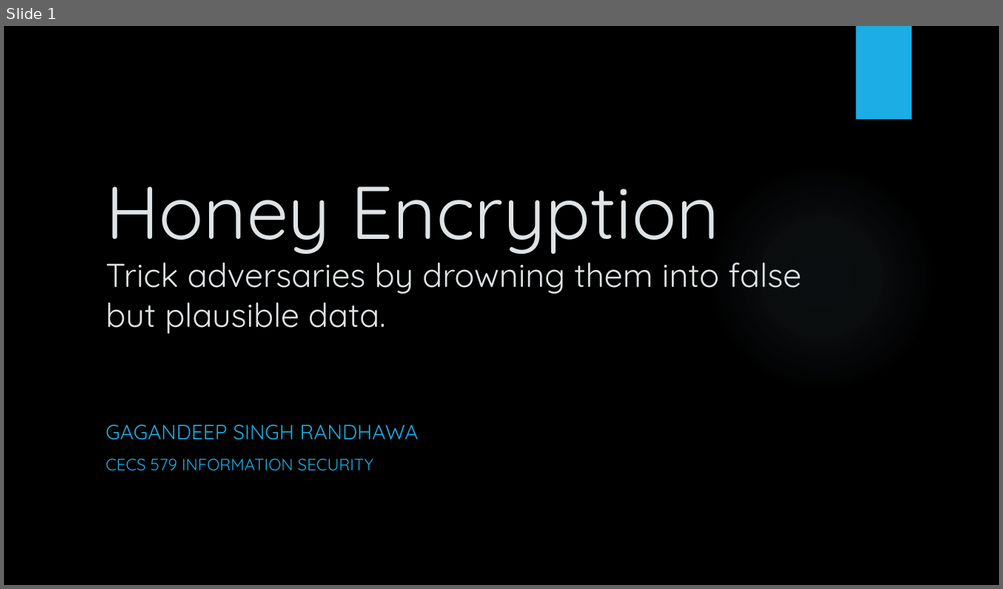
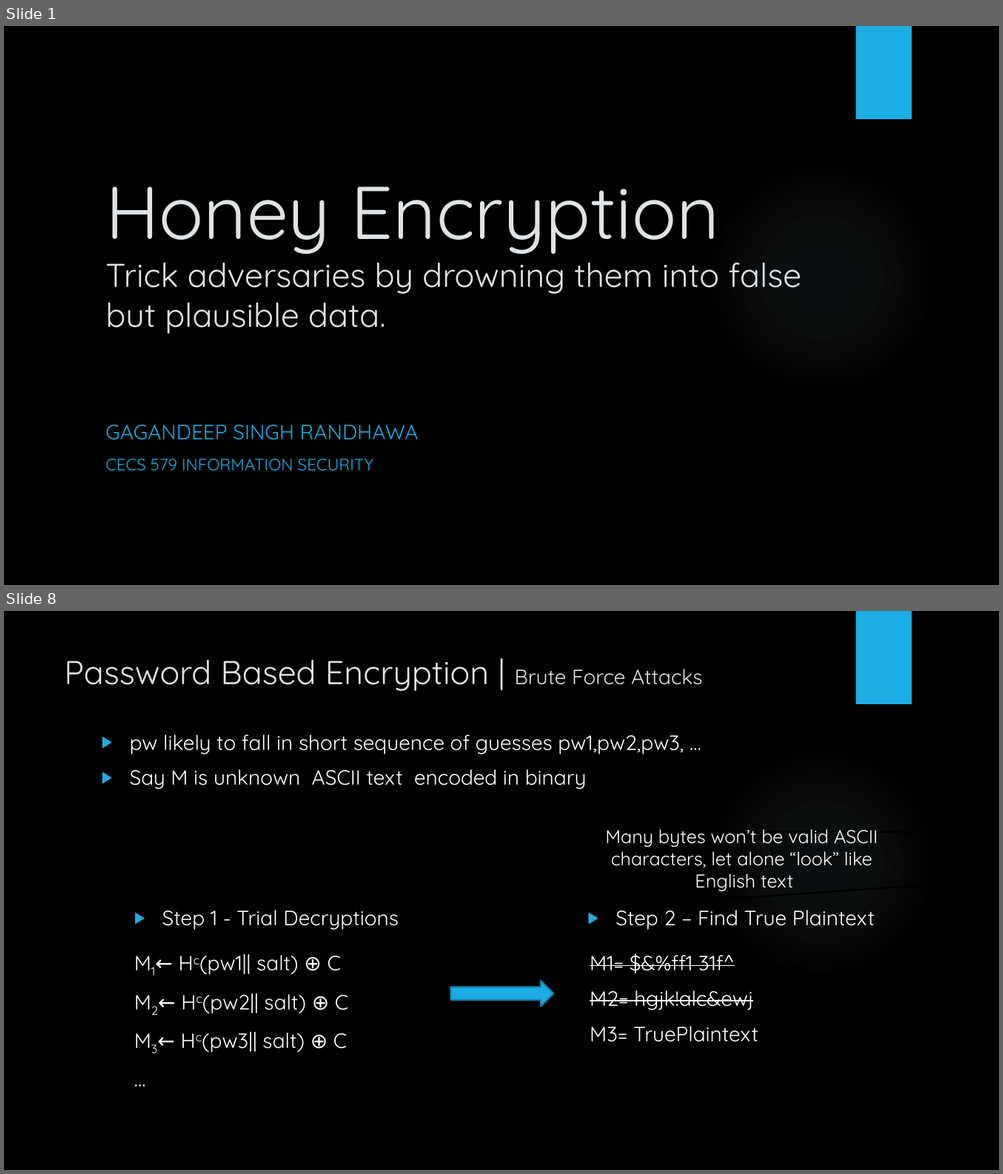
Before and after one commit to gagandeep7717/SecureCall, a slide deck: Presentations/Gagandeepsingh_Randhawa_Survey_Presentation.pptx. Shown one above the other, each under a label of ours: slide 1 before the commit, slides 1 and 8 after it; the slides between them are not shown. The pictures are 1003x589 and 1003x1174 pixels, drawn with LibreOffice and Linux fonts; fonts in the diff are those of the drawing; background and template pictures are left out. Boxes give left, top, right and bottom in pixels: in the first picture for what was removed or moved away, otherwise in the second. Text is boxed around its words. In the diff, an @@ line names an element or a change of style, - is before the commit and + after.

```diff
--- a/Presentations/Gagandeepsingh_Randhawa_Survey_Presentation.pptx
+++ b/Presentations/Gagandeepsingh_Randhawa_Survey_Presentation.pptx
@@ slide 8 added at (x1=4, y1=611, x2=999, y2=1170), background picture (left out); not listed: 2 template elements that a slide beside it also shows @@
@@ title added at (x1=64, y1=660, x2=702, y2=691), 32 pt, text #DFE3E5 @@
+Password Based Encryption | Brute Force Attacks
@@ text added at (x1=130, y1=735, x2=683, y2=789), 20 pt, text #FFFFFF @@
+▶ pw likely to fall in short sequence of guesses pw1,pw2,pw3, …
+▶ Say M is unknown ASCII text encoded in binary
@@ flow chart offpage connector added at (x1=554, y1=832, x2=934, y2=897), outline #000000 1.5 pt, 18 pt, text #FFFFFF @@
+Many bytes won’t be valid ASCII characters, let alone “look” like English text
@@ text added at (x1=162, y1=910, x2=398, y2=930), 20 pt, text #FFFFFF @@
+▶ Step 1 - Trial Decryptions
@@ text added at (x1=615, y1=910, x2=874, y2=930), 20 pt, text #FFFFFF @@
+▶ Step 2 – Find True Plaintext
@@ text added at (x1=199, y1=954, x2=348, y2=1053), 20 pt, text #FFFFFF @@
+M1← Hc(pw1|| salt) ⊕ C
+M2← Hc(pw2|| salt) ⊕ C
+M3← Hc(pw3|| salt) ⊕ C
+…
@@ text added at (x1=589, y1=954, x2=758, y2=1042), 20 pt, text #FFFFFF, strikethrough @@
+M1= $&%ff1 31f^
+M2= hgjk!alc&ewj
+M3= TruePlaintext
@@ right arrow added at (x1=451, y1=981, x2=554, y2=1007), fill #1CADE4, outline #1580A9 1.5 pt @@
```
Also in this commit, not shown: 23 other slides added.
